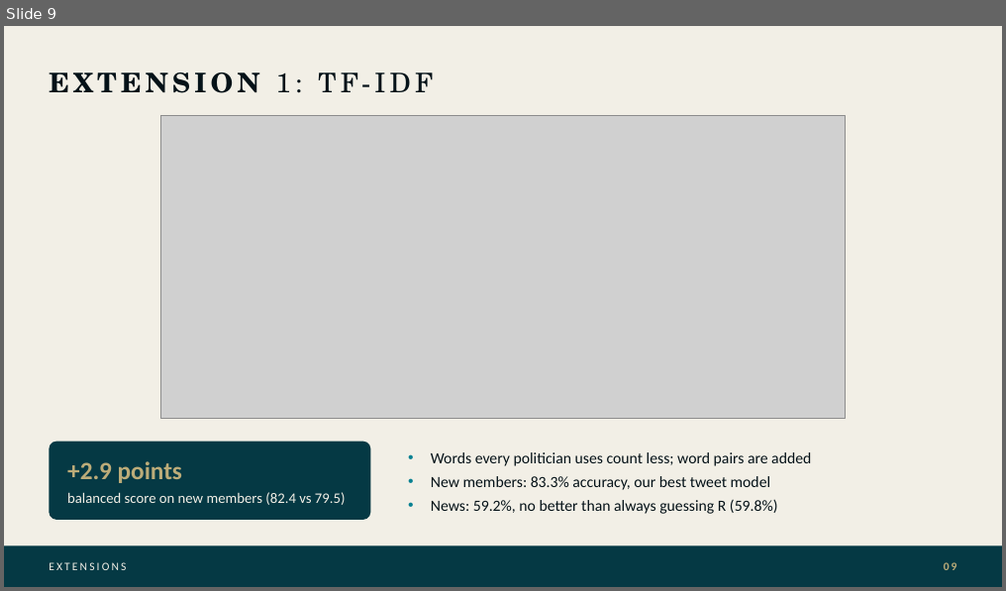
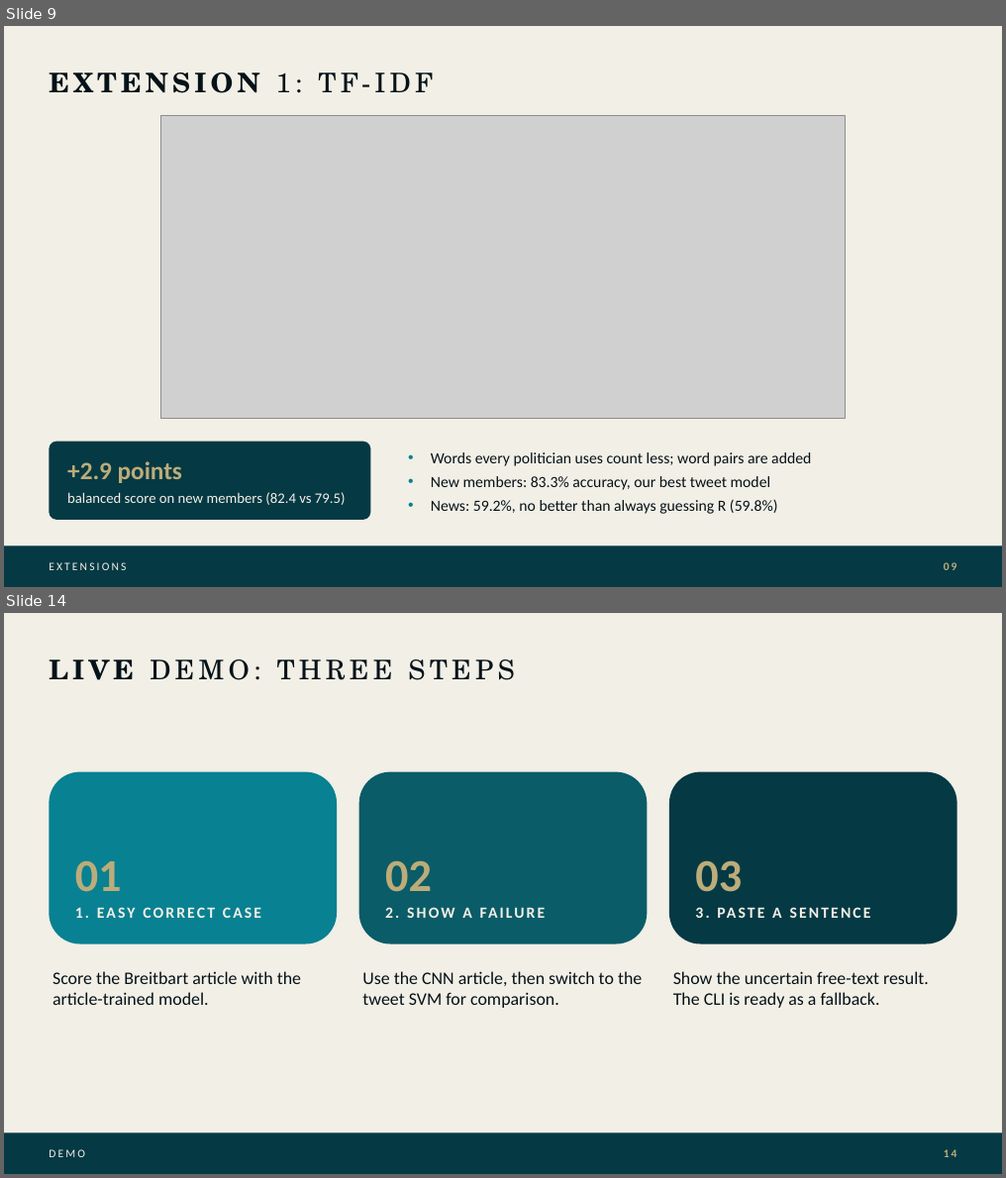
Before and after one commit to SonuAkash-collab/news-political-bias-classifier, a slide deck: docs/slides/deck.pptx. Shown one above the other, each under a label of ours: slide 9 before the commit, slides 9 and 14 after it; the slides between them are not shown. The pictures are 1006x591 and 1006x1178 pixels, drawn with LibreOffice and Linux fonts; fonts in the diff are those of the drawing; grey boxes stand for pictures. Boxes give left, top, right and bottom in pixels: in the first picture for what was removed or moved away, otherwise in the second. Text is boxed around its words. In the diff, an @@ line names an element or a change of style, - is before the commit and + after.

```diff
--- a/docs/slides/deck.pptx
+++ b/docs/slides/deck.pptx
@@ slide 14 added at (x1=4, y1=613, x2=1002, y2=1174), background #F2EFE6 @@
@@ text added at (x1=49, y1=660, x2=514, y2=680), 26 pt, text #051218 @@
+LIVE DEMO: THREE STEPS
@@ rounded rectangle added at (x1=49, y1=771, x2=337, y2=944), fill #088192 @@
@@ rounded rectangle added at (x1=358, y1=771, x2=647, y2=944), fill #0A5C68 @@
@@ rounded rectangle added at (x1=669, y1=771, x2=957, y2=944), fill #053944 @@
@@ text added at (x1=75, y1=861, x2=261, y2=918), 15 pt, text #F2EFE6, bold @@
+01
+1. EASY CORRECT CASE
@@ text added at (x1=385, y1=861, x2=472, y2=918), 15 pt, text #F2EFE6, bold @@
+02
+2. SHOW A FAILURE
@@ text added at (x1=695, y1=861, x2=782, y2=918), 15 pt, text #F2EFE6, bold @@
+03
+3. PASTE A SENTENCE
@@ text added at (x1=53, y1=971, x2=301, y2=1005), 17 pt, text #051218 @@
+Score the Breitbart article with the article-trained model.
@@ text added at (x1=362, y1=971, x2=642, y2=1008), 17 pt, text #051218 @@
+Use the CNN article, then switch to the tweet SVM for comparison.
@@ text added at (x1=673, y1=971, x2=929, y2=1008), 17 pt, text #051218 @@
+Show the uncertain free-text result. The CLI is ready as a fallback.
@@ rectangle added at (x1=4, y1=1134, x2=1002, y2=1174), fill #053944 @@
@@ text added at (x1=49, y1=1150, x2=85, y2=1157), 11 pt, text #F2EFE6 @@
+DEMO
@@ text added at (x1=944, y1=1150, x2=957, y2=1157), 11 pt, text #BCAC79, bold @@
+14
```
Also in this commit, not shown: 7 other slides added, 1 slide removed.
